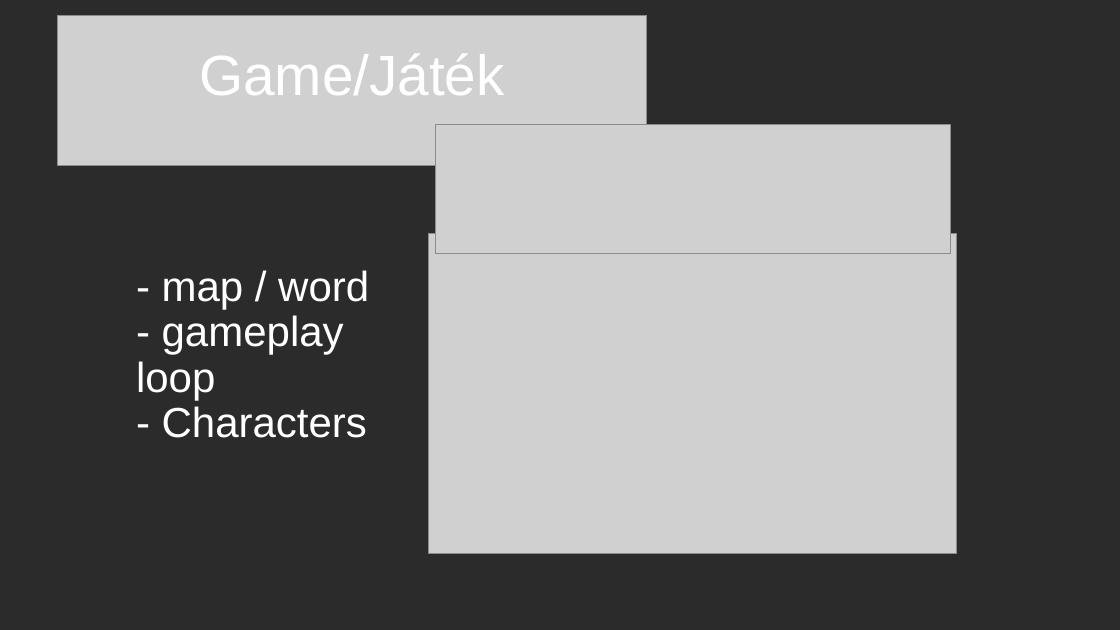
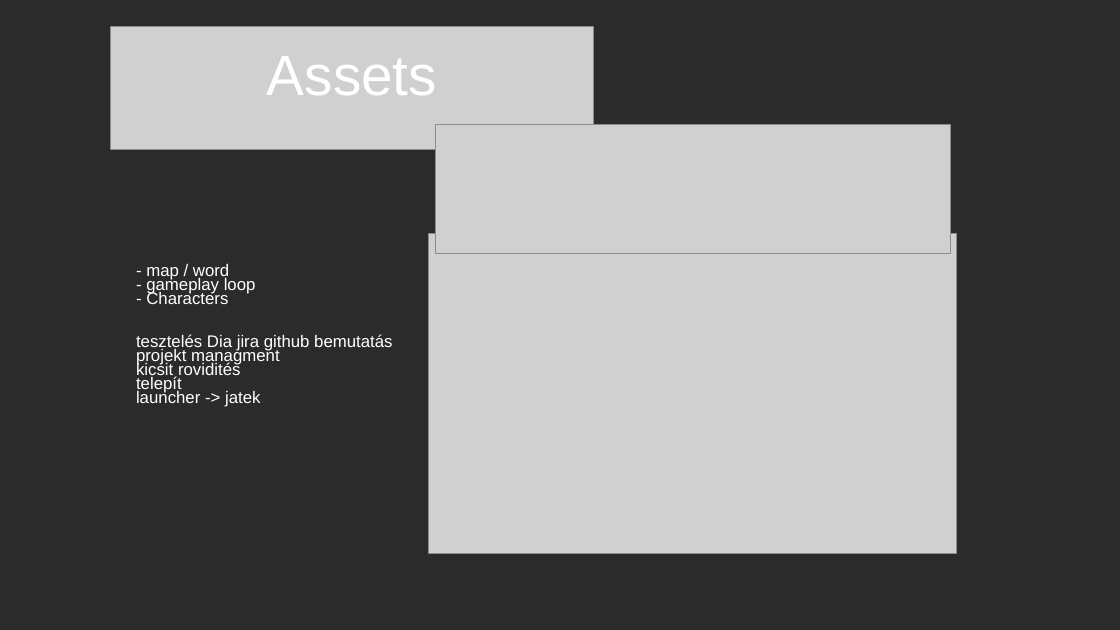
Before and after one commit to Mordsz/Vizsga, a slide deck: slide 17 of TidesOfEnvy.pptx (slide 10 before the commit). Drawn at 1120x630 pixels with LibreOffice and Linux fonts; fonts in the diff are those of the drawing; grey boxes stand for pictures; background and template pictures are left out; a plain dark background stands for a picture behind light text. Boxes give left, top, right and bottom in pixels: in the first picture for what was removed or moved away, otherwise in the second. Text is boxed around its words. In the diff, an @@ line names an element or a change of style, - is before the commit and + after.

```diff
--- a/TidesOfEnvy.pptx
+++ b/TidesOfEnvy.pptx
@@ picture: place and size @@
-picture at <box>57,15,647,166</box>
+picture at <box>111,27,593,150</box>
@@ text at <box>267,56,437,95</box>: text changed @@
-Game/Játék
+Assets
@@ text at <box>136,264,392,407</box>: text changed; size 36 to 14.4 pt @@
-- map / word
-- gameplay loop
-- Characters
+- map / word
+- gameplay loop
+- Characters
+tesztelés Dia jira github bemutatás projekt managment
+kicsit rovidités
+telepít
+launcher -> jatek
```
Also in this commit, not shown: 11 other slides changed, 10 slides added, 10 slides removed.
